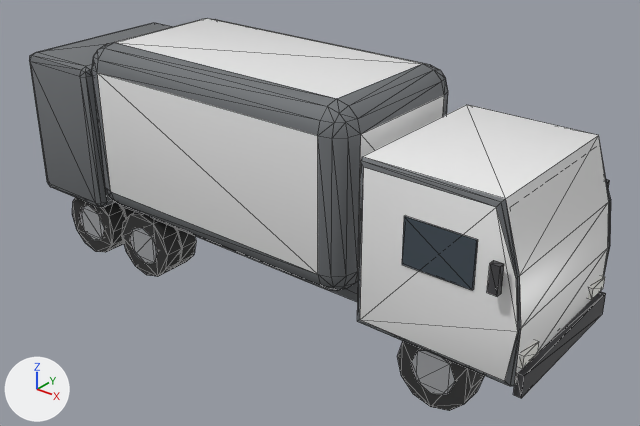
One commit to the glTF model public/assets/models/garbage.glb: the scene before it, then after it.
Before and after are seen from a 50 mm camera at (7.26, -8.6, 6.65) aimed at (0.33, 0.07, 1.27). The lights are fixed; the arrows at lower left show +X, +Y and +Z. The older version comes first. Mesh edges are drawn as thin lines. Vertices at exactly the same position are counted once.

The first picture shows 'garbage'.
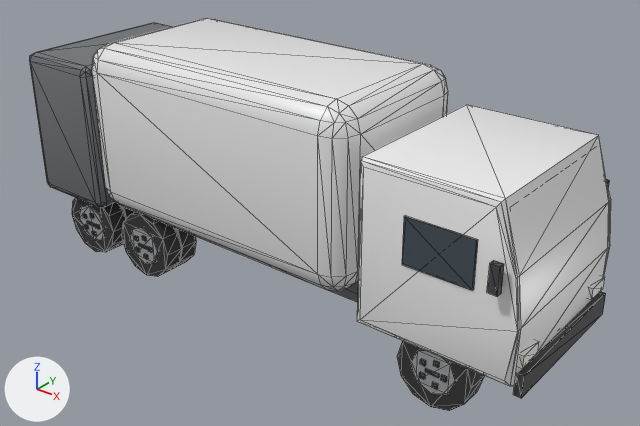
Boxes [x1, y1, x2, y2] around the edits, measured in the pictures (640 x 426 px):
part 1 of me_garbage, added: after [425, 369, 439, 378]
part 2 of me_garbage, recoloured: [357, 157, 611, 386] in both
part 3 of me_garbage, recoloured (grey to white): [92, 19, 448, 291] in both

What the commit changed:
Material 'RimLug' (mat_rimlug) is new.
Its base color is (0.12, 0.12, 0.13) (dark grey #616165).
Its roughness is 0.7.
me_garbage is used by ob_garbage; location (0.0, 0.0, 0.0).
me_garbage had 612 vertices, 1104 faces and spanned x -4.24..4.08, y -1.38..1.38, z 0.0..3.4.
me_garbage now has 900 vertices, 1536 faces and spans x -4.24..4.08, y -1.38..1.38, z 0.0..3.4.
me_garbage part 1: a new loose piece, a box spanning x 2.91..3.09, y -1.203..-1.178, z 0.48..0.52, in mat_rimlug (dark grey #616165).
me_garbage part 2: 48 faces spanning x 1.9..4.0, y -1.23..1.23, z 0.75..2.9 switch from mat_darksteel (grey #6f7376) to mat_bodyaccent (white #ededed).
me_garbage part 3: 176 faces spanning x -2.9..1.7, y -1.25..1.25, z 0.9..3.4 switch from mat_darksteel (grey #6f7376) to mat_body (white #eaeaea).
Other edits to the shape of me_garbage do not show in these pictures.
me_garbage gains material mat_rimlug (dark grey #616165).
